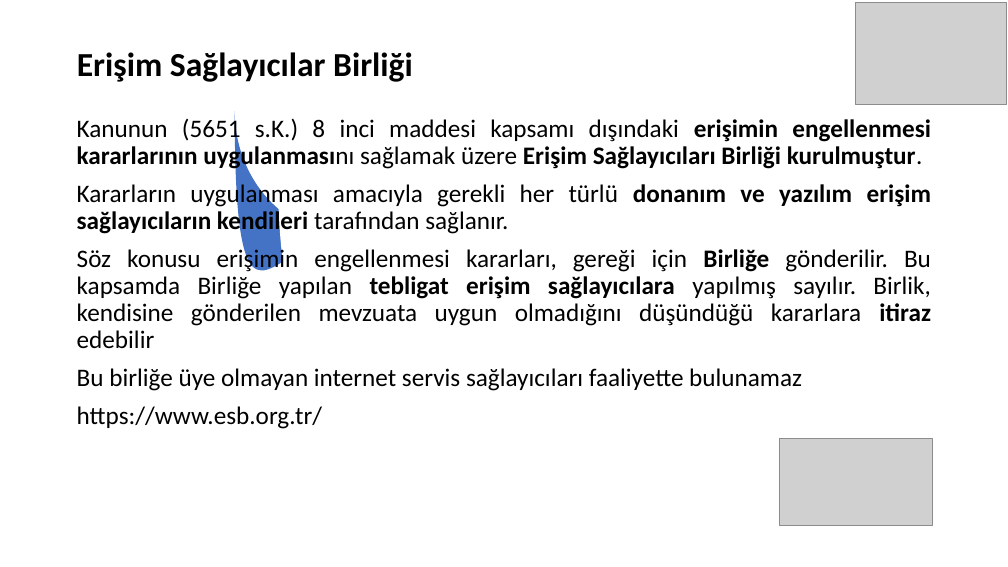
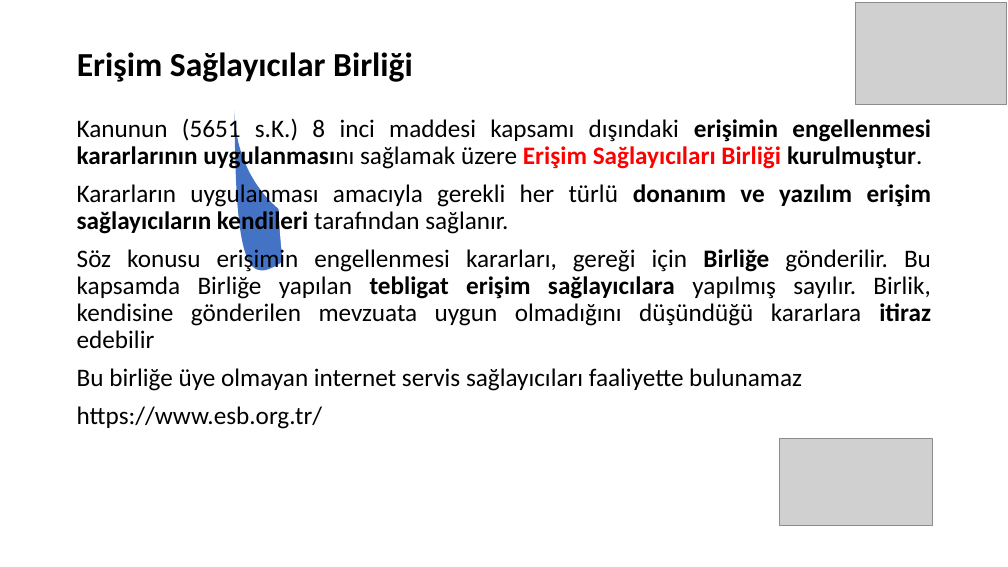
Before and after one commit to SevdanurGENC/IT-Law-Lecture-Notes, a slide deck: slide 9 of Bilisim-Hukuku/05. Bolum - BilisimHukuku.ppt. Drawn at 1008x567 pixels with LibreOffice and Linux fonts; fonts in the diff are those of the drawing; grey boxes stand for pictures. Boxes give left, top, right and bottom in pixels: in the first picture for what was removed or moved away, otherwise in the second. Text is boxed around its words. In the diff, an @@ line names an element or a change of style, - is before the commit and + after.

```diff
--- a/Bilisim-Hukuku/05. Bolum - BilisimHukuku.ppt
+++ b/Bilisim-Hukuku/05. Bolum - BilisimHukuku.ppt
@@ text at bbox=[77, 116, 930, 171]: text colour #000000 to #FF0000 in "Erişim Sağlayıcıları Birliği" @@
```
Also in this commit, not shown: 10 other slides changed.
